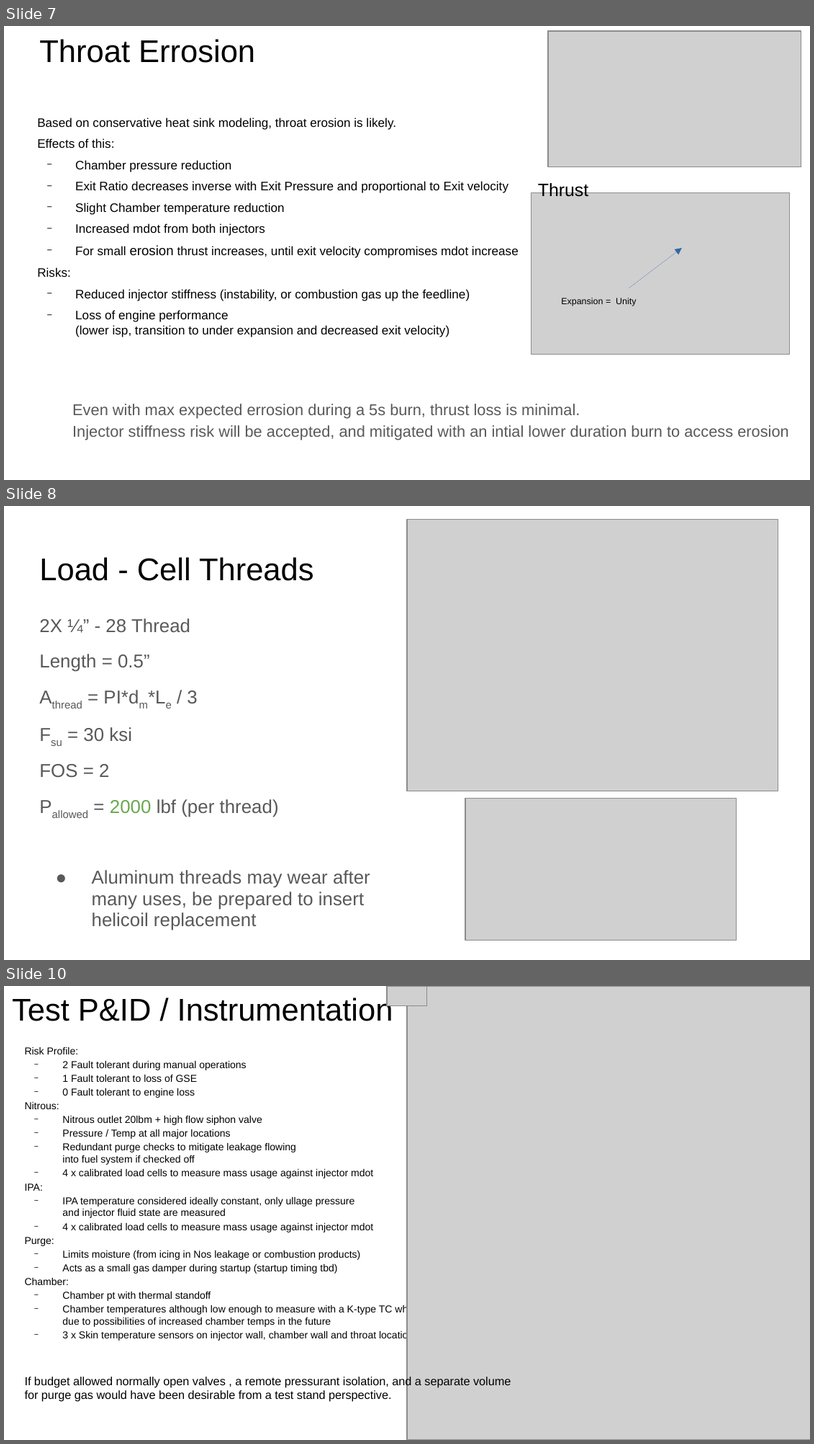
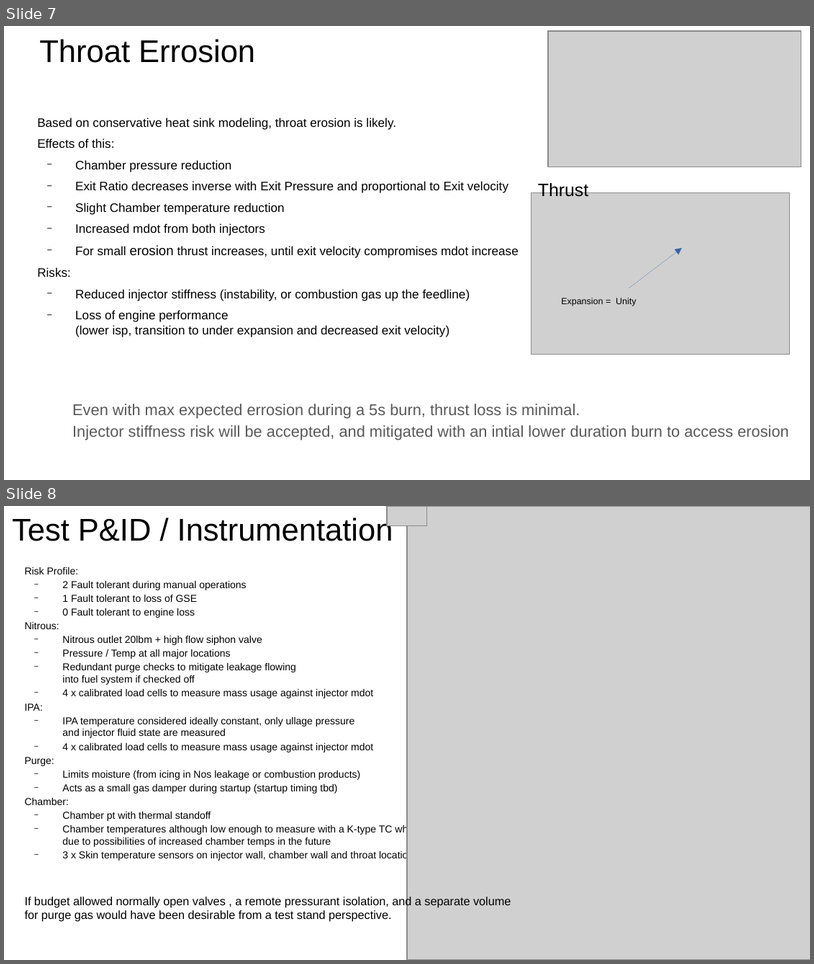
Before and after one commit to ControlSoup/Thrusty, a slide deck: projects/nitrious_engine/presentations/Review.odp. Shown one above the other, each under a label of ours: slides 7, 8 and 10 before the commit, slides 7 and 8 after it; the slides between them are not shown. The pictures are 814x1444 and 814x964 pixels, drawn with LibreOffice and Linux fonts; fonts in the diff are those of the drawing; grey boxes stand for pictures. Boxes give left, top, right and bottom in pixels: in the first picture for what was removed or moved away, otherwise in the second. Text is boxed around its words. In the diff, an @@ line names an element or a change of style, - is before the commit and + after.

```diff
--- a/projects/nitrious_engine/presentations/Review.odp
+++ b/projects/nitrious_engine/presentations/Review.odp
@@ slide 8 removed at [4, 506, 810, 960], background #FFFFFF @@
@@ picture removed at [407, 520, 778, 790] @@
@@ title removed at [39, 557, 314, 581] @@
-Load - Cell Threads
@@ text removed at [39, 618, 370, 930] @@
-2X ¼” - 28 Thread
-Length = 0.5”
-Athread = PI*dm*Le / 3
-Fsu = 30 ksi
-FOS = 2
-Pallowed = 2000 lbf (per thread)
-● Aluminum threads may wear after many uses, be prepared to insert helicoil replacement
@@ picture removed at [466, 798, 736, 940] @@
@@ what was slide 10 is now slide 8 @@
```
Also in this commit, not shown: 6 slides changed.
